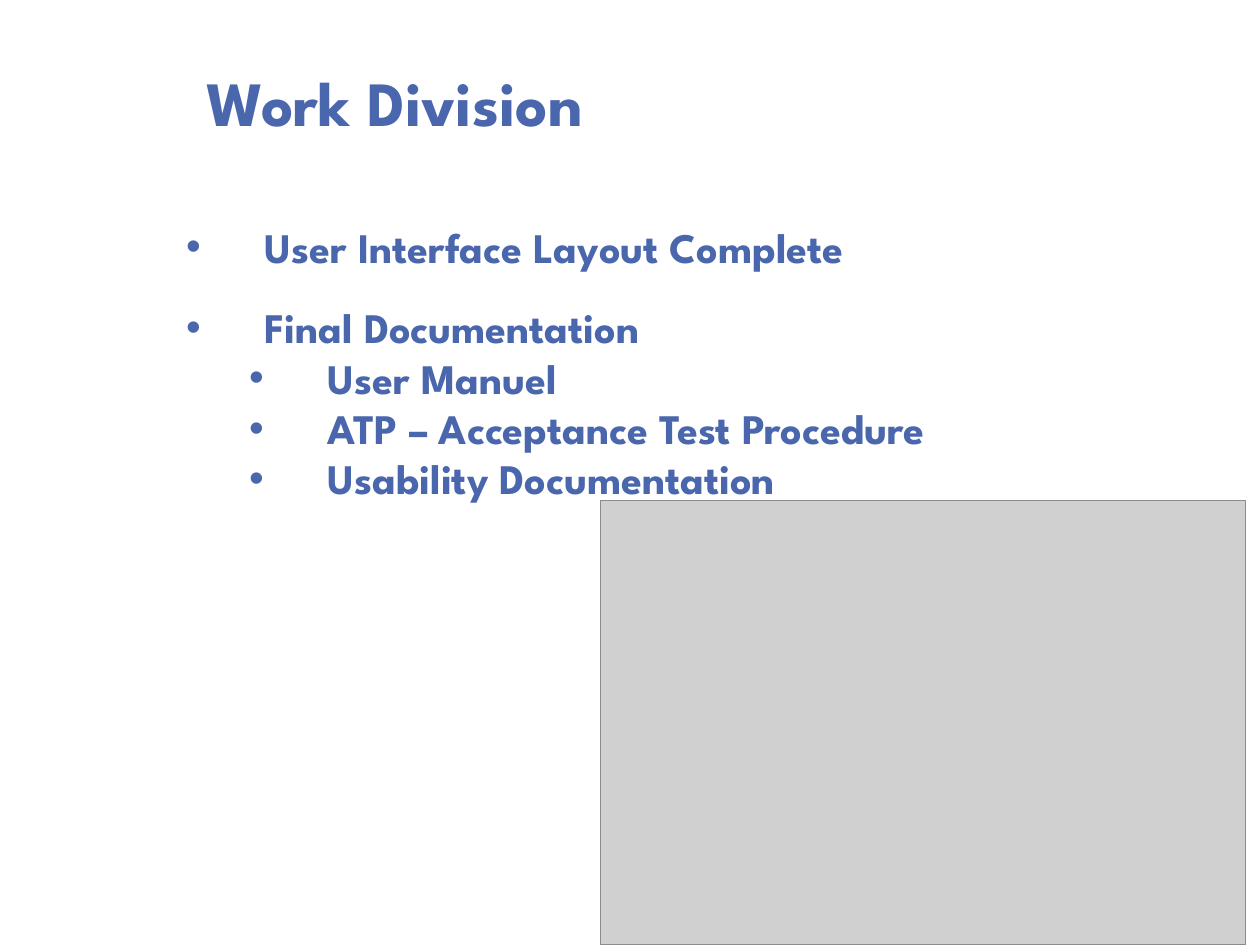
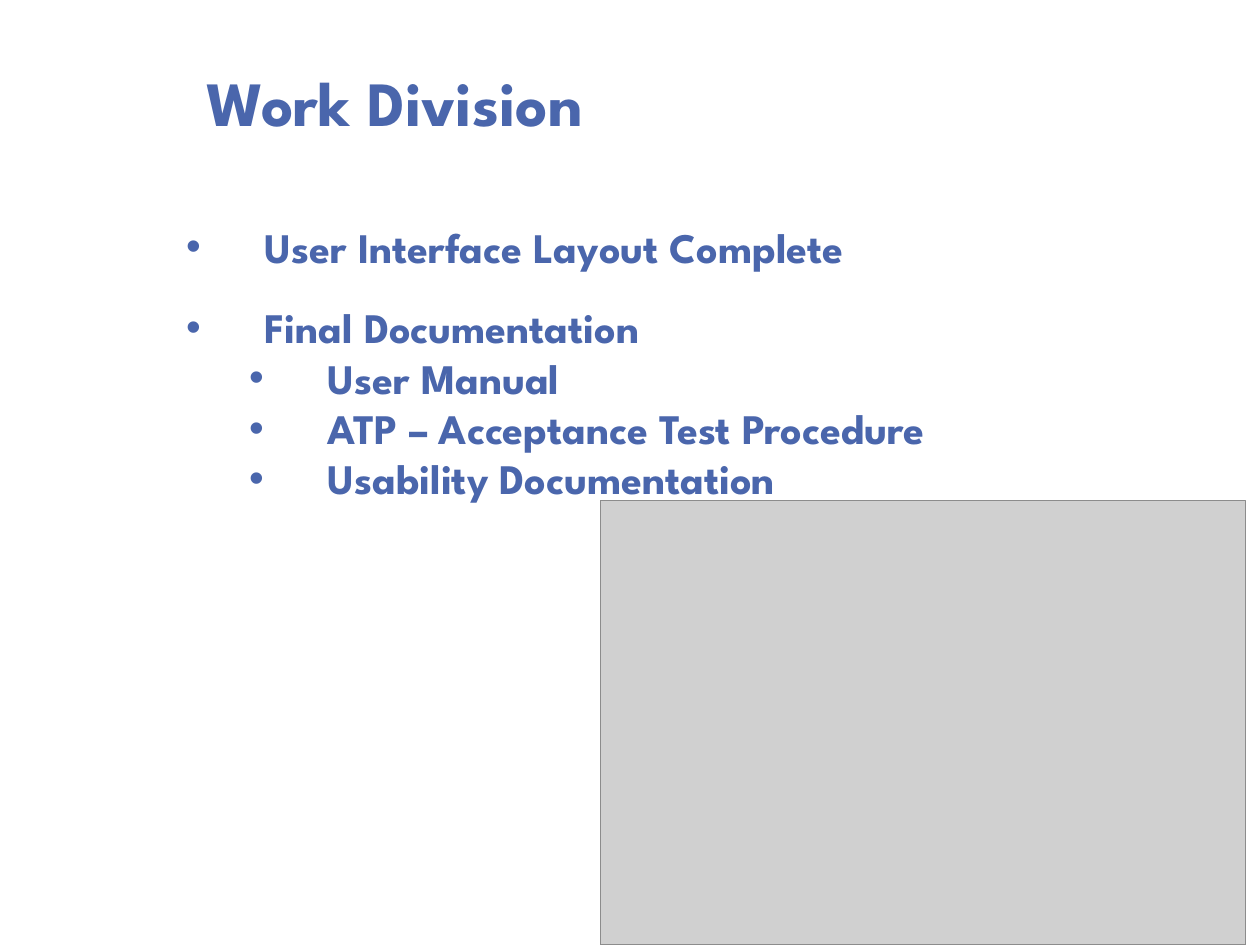
Before and after one commit to psengelke/linphone-android-group-chat, a slide deck: slide 7 of Project Documentation/Demos/Demo 04/Demo 04.pptx. Drawn at 1260x945 pixels with LibreOffice and Linux fonts; fonts in the diff are those of the drawing; grey boxes stand for pictures; background and template pictures are left out. Boxes give left, top, right and bottom in pixels: in the first picture for what was removed or moved away, otherwise in the second. Text is boxed around its words. In the diff, an @@ line names an element or a change of style, - is before the commit and + after.

```diff
--- a/Project Documentation/Demos/Demo 04/Demo 04.pptx
+++ b/Project Documentation/Demos/Demo 04/Demo 04.pptx
@@ text at [328,365,559,395]: text changed @@
-  • User Manuel
+  • User Manual
```
Also in this commit, not shown: 2 other files.
